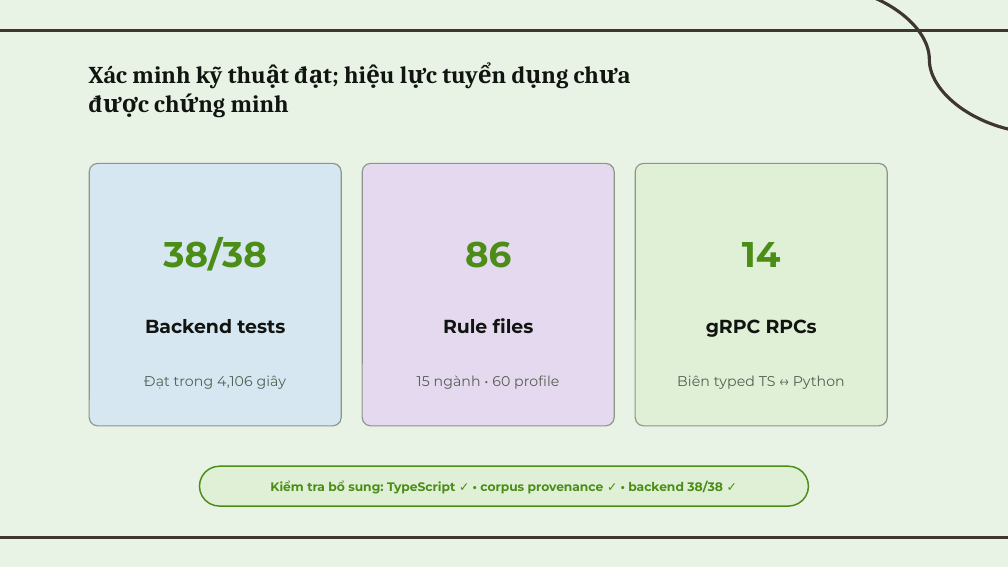
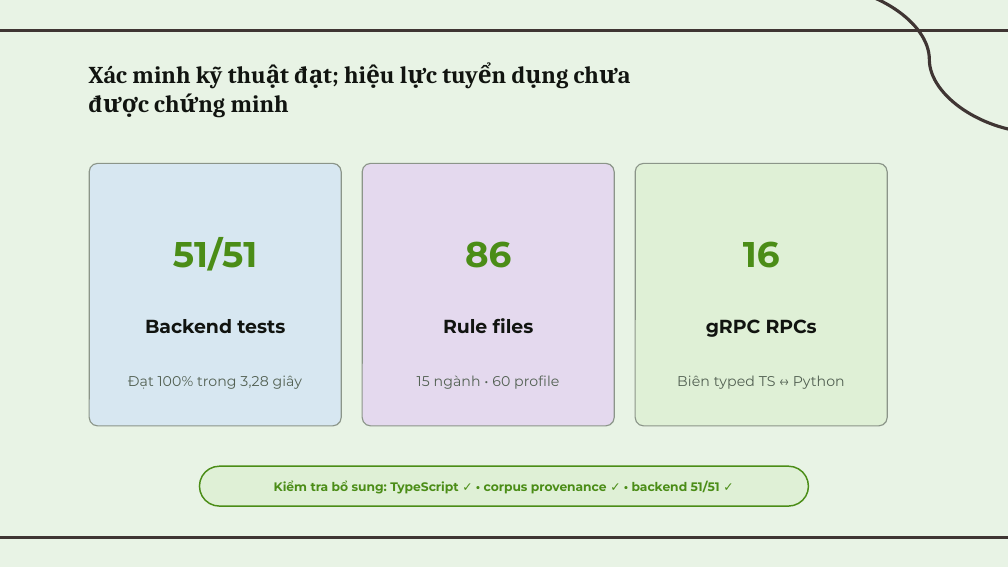
Before and after one commit to leemjnnkdzuy/InterV, a slide deck: slide 25 of Review/KLTN_InterV_LeMinhDuy_v18.pptx. Drawn at 1008x567 pixels with LibreOffice and Linux fonts; fonts in the diff are those of the drawing. Boxes give left, top, right and bottom in pixels: in the first picture for what was removed or moved away, otherwise in the second. Text is boxed around its words. In the diff, an @@ line names an element or a change of style, - is before the commit and + after.

```diff
--- a/Review/KLTN_InterV_LeMinhDuy_v18.pptx
+++ b/Review/KLTN_InterV_LeMinhDuy_v18.pptx
@@ text at (x1=173, y1=237, x2=258, y2=271): text changed @@
-38/38
+51/51
@@ text at (x1=743, y1=241, x2=780, y2=268): text changed @@
-14
+16
@@ text at (x1=128, y1=375, x2=303, y2=389): text changed @@
-Đạt trong 4,106 giây
+Đạt 100% trong 3,28 giây
@@ text in rounded rectangle at (x1=274, y1=480, x2=720, y2=494): text changed @@
-Kiểm tra bổ sung: TypeScript ✓ • corpus provenance ✓ • backend 38/38 ✓
+Kiểm tra bổ sung: TypeScript ✓ • corpus provenance ✓ • backend 51/51 ✓
```
Also in this commit, not shown: 3 other slides changed, 36 other files.
